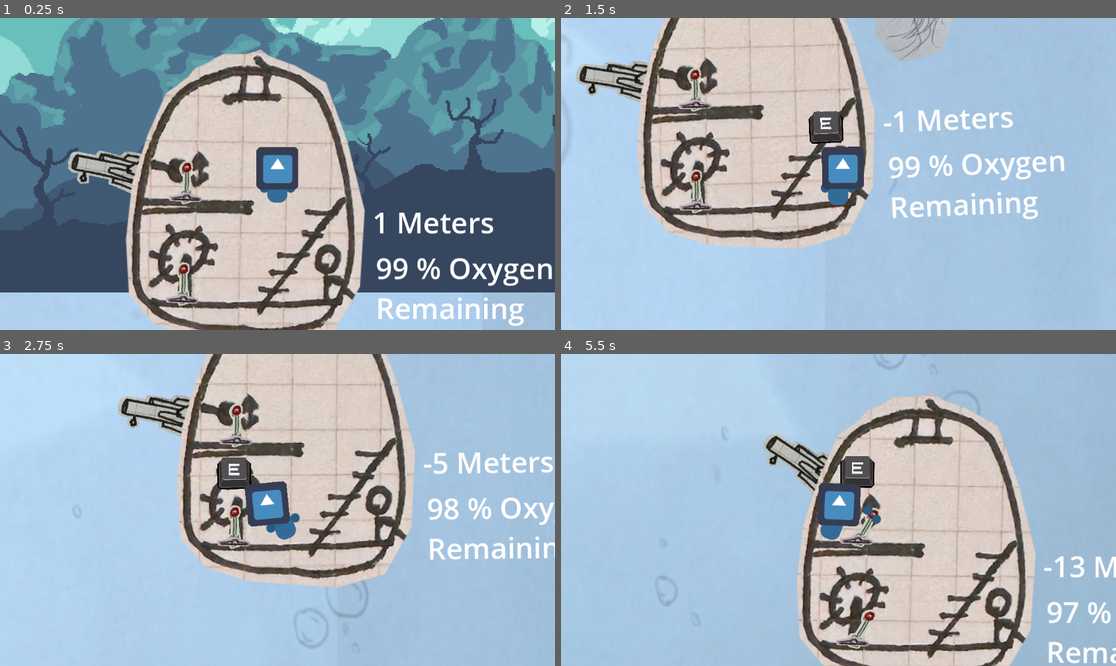
Above: before the commit, frames 1-4 (two rows, left to right).
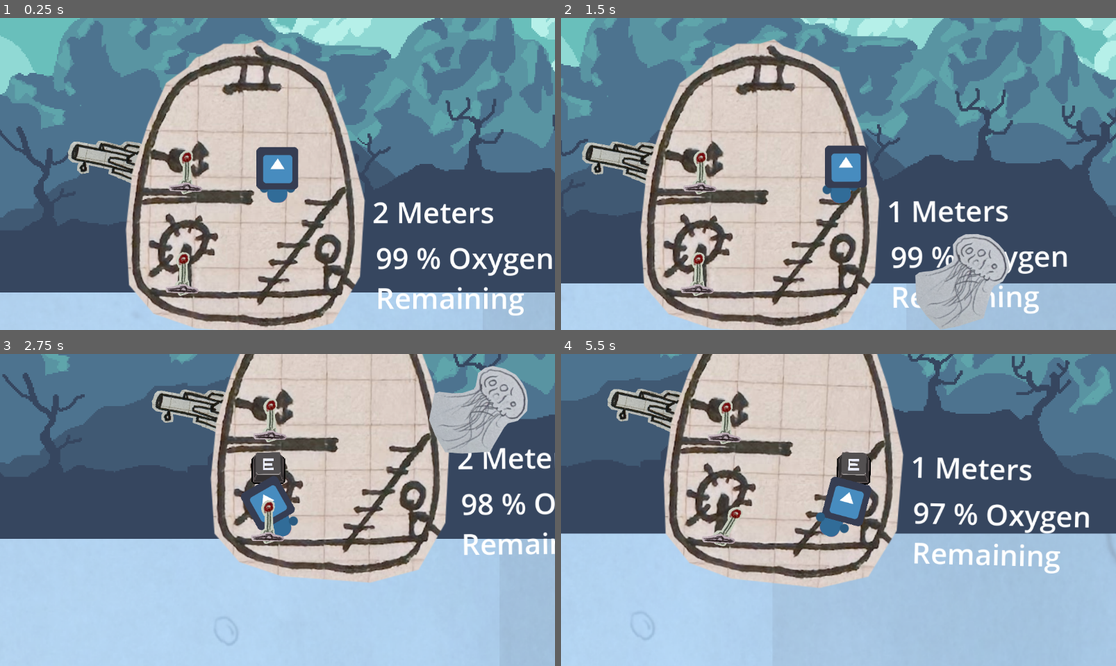
Above: after the commit, the same moments.

Repository: calzila/GGJ_2025
Game: Godot game, scene res://Overworld.tscn
Two runs of this game, one before a commit and one after it. Both use one fixed random seed, a clock stepped at 60 frames per second and the inputs below. The engine's default icon, where the game draws it, is replaced by a stand-in: a white triangle on a blue panel in a dark square.
Inputs:
- Up to frame 1 (0.25 s): no input
- Up to frame 2 (1.5 s): tap Enter (ui_accept) at 0.5, 0.77 s; hold D (move_right) from 0.53 s (still down); tap E (Grab) at 0.6, 1.35 s
- Up to frame 3 (2.75 s): tap Enter (ui_accept) at 1.52 s; release D (move_right) at 2.03 s; hold A (move_left) from 2.03 s (still down); tap E (Grab) at 2.1 s
- Up to frame 4 (5.5 s): release A (move_left) at 2.78 s; hold D (move_right) 2.78-4.28 s; tap E (Grab) every 0.75 s from 2.85 to 5.1 s; tap Enter (ui_accept) at 3.02, 3.77, 4.52 s; hold A (move_left) 4.28-5.03 s; hold D (move_right) from 5.03 s (still down)

The runs differ from the first frame. In frame 1, 20% of the frame differs, in the area x 12-100%, y 6-100%; in frame 2, 80%, in the area x 0-100%, y 0-100%; in frame 3, 52%; in frame 4, 76%.
Error in both runs: Invalid assignment of property or key 'playerIsHolding' with value of type 'bool' on a base object of type 'Nil'. (res://grabber.gd:46)

Commit message:
Improving the bouyancy system

Diff:
--- a/TheSub.tscn
+++ b/TheSub.tscn
@@ -23,9 +23,10 @@
 size = Vector2(88, 56.5)
 
 [node name="Node2D" type="RigidBody2D"]
-mass = 2.0
-linear_damp = 4.0
+mass = 15.0
+linear_damp = 1.0
 angular_damp = 20.0
+constant_force = Vector2(0, -10000)
 script = ExtResource("1_552i2")
 
 [node name="Example5" type="CollisionShape2D" parent="."]
@@ -79,7 +80,7 @@
 position = Vector2(20.25, -444.25)
 
 [node name="Button_Surface" type="CollisionShape2D" parent="Area2D_Button"]
-position = Vector2(-14.25, 10.25)
+position = Vector2(-31.25, -130.75)
 shape = SubResource("RectangleShape2D_d02f1")
 
 [node name="Area2D_Button2" parent="." node_paths=PackedStringArray("theSub", "associatedLever") instance=ExtResource("4_0fm0l")]
--- a/the_sub.gd
+++ b/the_sub.gd
@@ -2,7 +2,7 @@
 
 # Values for handling making the sub come up and down.
 const gravity_sinking = 1
-const gravity_surfacing = -4
+const gravity_surfacing = 0
 
 var surfacingIntiated = false
 var player
@@ -13,6 +13,7 @@
 var velocity
 
 var weightFromFish = 0
+var weightBase = 10
 
 
 # Called when the node enters the scene tree for the first time.
@@ -33,7 +34,9 @@
 # Called every frame. 'delta' is the elapsed time since the previous frame.
 func _process(delta: float) -> void:
 
-	print(weightFromFish)
+	# We get hevier the more fish we have.
+	mass = 10 + weightFromFish
+	print(mass)
 
 	# Player hit the escape area!
 	if $Area2D_Button.overlaps_body(player):
@@ -48,9 +51,12 @@
 
 	if global_position.y < 0 and surfacingIntiated:
 		# This fires when the sub comes above the surface.
-		gravity_scale = gravity_sinking
+		#gravity_scale = gravity_sinking
+		constant_force = Vector2(0,0)
+
 	elif global_position.y > 0 and surfacingIntiated:
-		gravity_scale = gravity_surfacing
+		#gravity_scale = gravity_surfacing
+		constant_force = Vector2(0,-20000)
 
 
 	# Self-oriantate the sub
@@ -60,7 +66,7 @@
 
 func _startEndTimer():
 	# Start a timer, once it finishes, then we want to surface the sub.
-	await get_tree().create_timer(60).timeout
+	await get_tree().create_timer(5).timeout
 	# Timer has finished now!!!
 	print("Lift the sub now")
 	# Reverse gravity!
@@ -68,7 +74,8 @@
 
 func _surfaceSub():
 	surfacingIntiated = true
-	gravity_scale = gravity_surfacing
+	constant_force = Vector2(0,-20000)
+	#gravity_scale = gravity_surfacing
 
 
 func _spawn_a_fish():
